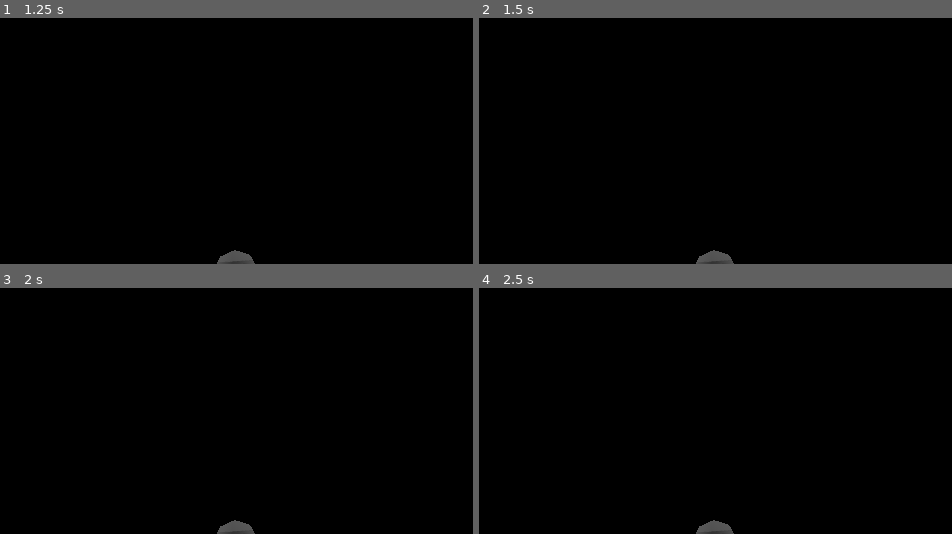
Above: before the commit, frames 1-4 (two rows, left to right).
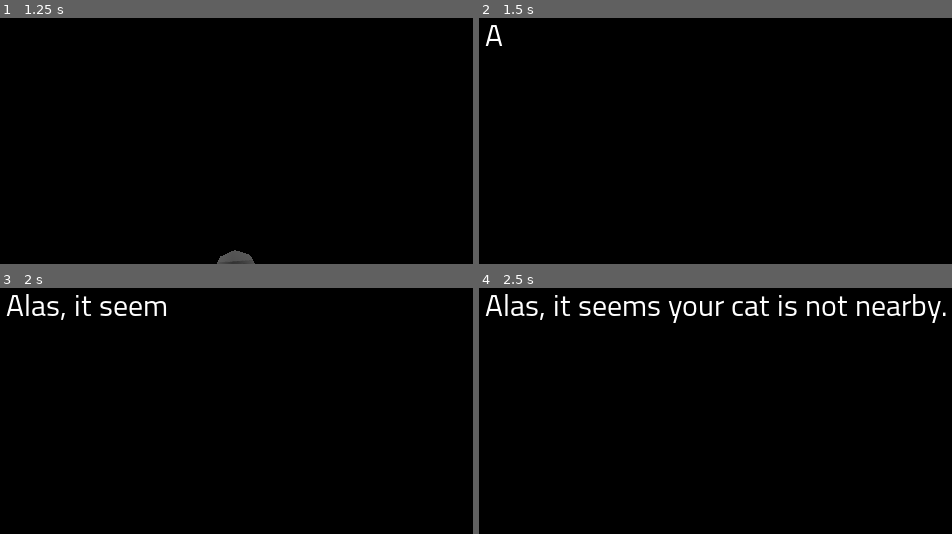
Above: after the commit, the same moments.

Repository: toolness/cat-in-the-coop
Game: Godot game, scene res://assets/Cooper_Hewitt/Cooper_Hewitt_Level.tscn
Two runs of this game, one before a commit and one after it. Both use one fixed random seed, a clock stepped at 60 frames per second and the inputs below.
Inputs (mouse positions are in pixels of both pictures, inside the frame that each line leads up to):
- Up to frame 1 (1.25 s): tap Enter at 0.5 s; move the mouse to (279, 37) at 0.52 s; hold W (movement_forward) from 0.53 s (still down); click (279, 37) at 0.6 s; tap Space (movement_jump) at 0.77 s
- Up to frame 2 (1.5 s): keep holding W (movement_forward); tap Space (movement_jump) at 1.25 s; move the mouse to (672, 40) at 1.27 s; click (672, 40) at 1.35 s
- Up to frame 3 (2 s): keep holding W (movement_forward); tap Space (movement_jump) at 1.52 s
- Up to frame 4 (2.5 s): keep holding W (movement_forward); move the mouse to (734, 300) at 2.02 s; tap F (flashlight) at 2.1 s; click (734, 300) at 2.3 s

Frame 1 is identical in both runs. In frame 2, 0.4% of the frame differs, in the area x 1-54%, y 2-100%; in frame 3, 1.2%; in frame 4, 2.9%, in the area x 1-99%, y 2-100%.

Commit message:
Allow user to press ESC or click to skip waiting.

Diff:
--- a/Curtain.gd
+++ b/Curtain.gd
@@ -4,9 +4,13 @@
 var label
 var photo
 var photo_image
+var is_waiting: bool = false
+var latest_timer_id: int = 0
 
 const DELAY_BETWEEN_CHARS = 0.05
 const END_OF_TEXT_WAIT = 2.0
+
+signal wait_finished(was_cancelled)
 
 # Called when the node enters the scene tree for the first time.
 func _ready():
@@ -22,8 +26,11 @@
 	label.text = text
 	for i in range(len(text)):
 		label.visible_characters = i
-		yield(get_tree().create_timer(DELAY_BETWEEN_CHARS), "timeout")
-	yield(get_tree().create_timer(END_OF_TEXT_WAIT), "timeout")
+		var was_cancelled = yield(wait(DELAY_BETWEEN_CHARS), "completed")
+		if was_cancelled:
+			label.visible_characters = len(text) - 1
+			break
+	yield(wait(END_OF_TEXT_WAIT), "completed")
 
 
 func set_photo(texture):
@@ -35,3 +42,39 @@
 
 func hide():
 	self.visible = false
+
+
+func wait(seconds: float):
+	# Er, there doesn't seem to be a way to cancel the timer, so
+	# we'll keep track of the latest timer ID and use that to ensure
+	# that stale timers don't trigger the current one...
+	var current_timer_id = latest_timer_id
+	var timer = get_tree().create_timer(seconds)
+	timer.connect("timeout", self, "_on_timer_timeout", [current_timer_id])
+
+	is_waiting = true
+	var was_cancelled = yield(self, "wait_finished")
+	latest_timer_id += 1
+	is_waiting = false
+
+	if was_cancelled:
+		# Ack, if we return instantly, the player input handler
+		# will process whatever the player just pressed to cancel the timer,
+		# which we don't want. So we'll wait a bit before returning. (Note
+		# that I tried waiting for "idle_frame" and "physics_frame" instead
+		# of this hard-coded timeout, but both happened too quickly to prevent
+		# the double-processing of input.)
+		yield(get_tree().create_timer(0.05), "timeout")
+
+	return was_cancelled
+
+
+func _on_timer_timeout(timer_id):
+	if timer_id == latest_timer_id:
+		emit_signal("wait_finished", false)
+
+
+func _input(_event):
+	if is_waiting:
+		if Input.is_action_just_pressed("ui_cancel") or Input.is_action_just_pressed("fire"):
+			emit_signal("wait_finished", true)
--- a/Objective_Manager.gd
+++ b/Objective_Manager.gd
@@ -74,7 +74,11 @@
 		get_tree().root.add_child(cat)
 		cat.set_food(catfood)
 
-		yield(get_tree().create_timer(5.0), "timeout")
+		# TODO: We should really wait for a signal from the cat that indicates it has
+		# started eating its food, since the cat could be very close to it or quite
+		# far away.
+		yield(curtain.wait(5.0), "completed")
+
 		yield(curtain.show_text("You found your cat!"), "completed")
 		yield(curtain.show_text("But a week later, you lose it again."), "completed")
 		yield(
@@ -83,13 +87,13 @@
 		)
 		yield(curtain.show_text("Again, someone spots it on social media!"), "completed")
 		curtain.set_photo(photo)
-		yield(get_tree().create_timer(3.0), "timeout")
+		yield(curtain.wait(3.0), "completed")
 		hide_and_remove([catfood, cat])
 		player.reset()
 		curtain.hide()
 	else:
 		player.play_sound("zap")
-		yield(get_tree().create_timer(2.0), "timeout")
+		yield(curtain.wait(2.0), "completed")
 		yield(curtain.show_text("Alas, it seems your cat is not nearby."), "completed")
 		hide_and_remove([catfood])
 		curtain.hide()
